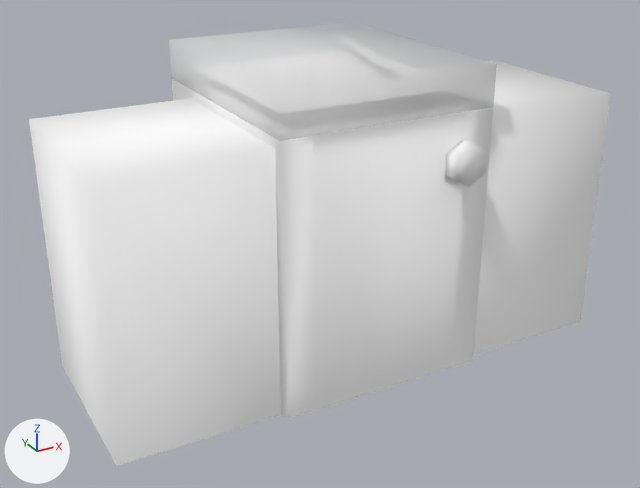
An edit to the glTF model public/3d/item/model__item__shop.ofs_3486_0/3486IMEL01_03.gltf, drawn before and after from the same camera.
Before and after are seen from a 50 mm lens placed at (-1.152, -2.065, 1.34), pointed at (-0.037, -0.036, 0.326). Arrows for +X, +Y and +Z are at lower left; the lights stay in place. The picture after the commit comes second.

Names of what the first picture shows: '3486IMEL01_03'.
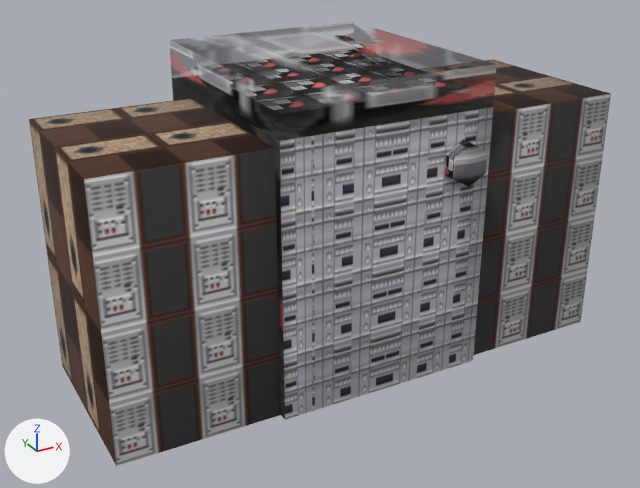
Boxes [x1, y1, x2, y2] around the edits, measured in the pictures (640 x 488 px):
'3486IMEL01_03', surface changed (white to grey): [29, 22, 611, 466] in both

Edits to the bpy script that builds the scene:
```text
Add img_imel01_03_1:
    img_imel01_03_1 = load_image('imel01_03_1', '_unpacked/imel01_03_1', 32, 32, 'sRGB')
Add img_imel01_03_0:
    img_imel01_03_0 = load_image('imel01_03_0', '_unpacked/imel01_03_0', 32, 32, 'sRGB')
Add img_imel01_03_3:
    img_imel01_03_3 = load_image('imel01_03_3', '_unpacked/imel01_03_3', 32, 32, 'sRGB')
Add img_imel01_03_2:
    img_imel01_03_2 = load_image('imel01_03_2', '_unpacked/imel01_03_2', 32, 32, 'sRGB')
Change mat_imel01_03_2:
    remove mat_imel01_03_2.base_color = (1.0, 1.0, 1.0)  # white #ffffff
    add mat_imel01_03_2.texture = img_imel01_03_2
Change mat_imel01_03_1:
    remove mat_imel01_03_1.base_color = (1.0, 1.0, 1.0)  # white #ffffff
    add mat_imel01_03_1.texture = img_imel01_03_1
Change mat_imel01_03_3:
    remove mat_imel01_03_3.base_color = (1.0, 1.0, 1.0)  # white #ffffff
    add mat_imel01_03_3.texture = img_imel01_03_3
Change mat_imel01_03_0:
    remove mat_imel01_03_0.base_color = (1.0, 1.0, 1.0)  # white #ffffff
    add mat_imel01_03_0.texture = img_imel01_03_0
Change mat_imel01_03_4:
    where n0 = _N.new('ShaderNodeBsdfPrincipled'); n0.name = 'Principled BSDF'
    remove n0.inputs[0].default_value = (1.0, 1.0, 1.0, 1.0)  # 'Base Color', white #ffffff
    remove n0.inputs[4].default_value = 0.516  # 'Alpha'
    add n2 = _N.new('ShaderNodeMath'); n2.name = 'Math'
    add n2.operation = 'MULTIPLY'
    add n2.inputs[1].default_value = 0.516  # 'Value'
    add n3 = _N.new('ShaderNodeTexImage'); n3.name = 'Image Texture'
    add n3.image = img_imel01_03_1
    add _L.new(n2.outputs[0], n0.inputs[4])  # 'Value' to 'Alpha'
    add _L.new(n3.outputs[0], n0.inputs[0])  # 'Color' to 'Base Color'
    add _L.new(n3.outputs[1], n2.inputs[0])  # 'Alpha' to 'Value'
```
